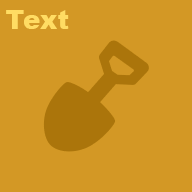
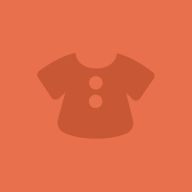
Before/after of a 192×192 layered artwork. What changed in the layer stack:
added group "Clothing" (1st of 2) with 3 layers above "Carpet" over [0, 0, 192, 192]
showed "Clothing" (2nd of 2, in "Clothing"), moved it into group "Clothing" over [37, 52, 155, 139]
added layer "Layer 12" (1st of 4, in "Clothing") in group "Clothing" over [0, 0, 192, 192]
hid group "Tools" (3 layers) over [0, 0, 192, 192]
hid "Text" (3rd of 9, in "Tools") over [6, 10, 69, 29]
